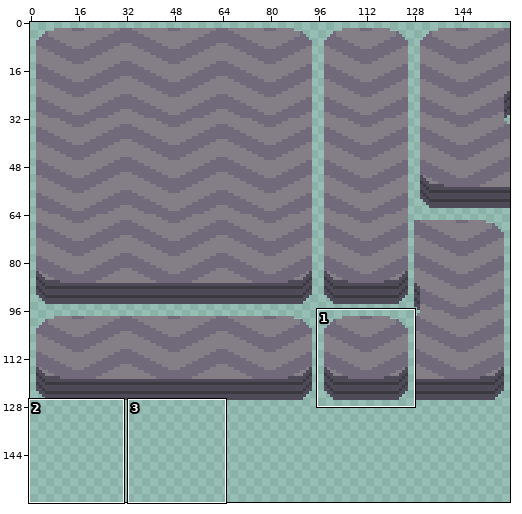
Two versions of one pixel-art file, AsepriteStuff/Rock.aseprite. Above, an overview of the earlier version with the close-up marked.
Close-up. First the earlier version:
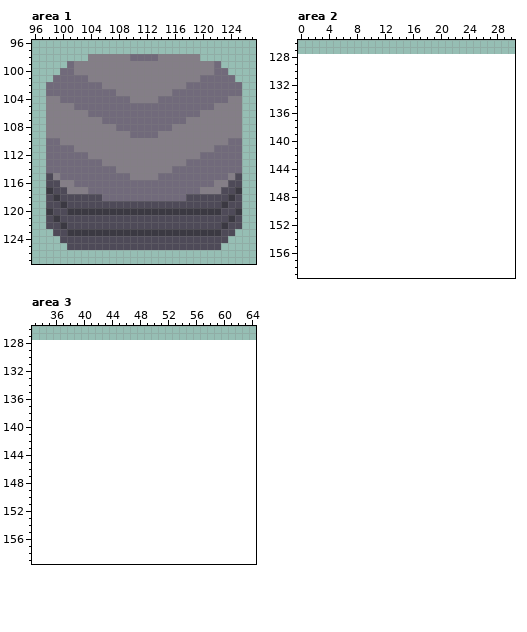
160x128 pixels, 1 frame. Shown: area 1: x 96..127, y 96..127; area 2: x 0..30, y 126..159; area 3: x 33..64, y 126..159. The old version is drawn lined up with the new one, on the new canvas. The commit also changed other parts of the picture, which this record leaves out.
After:
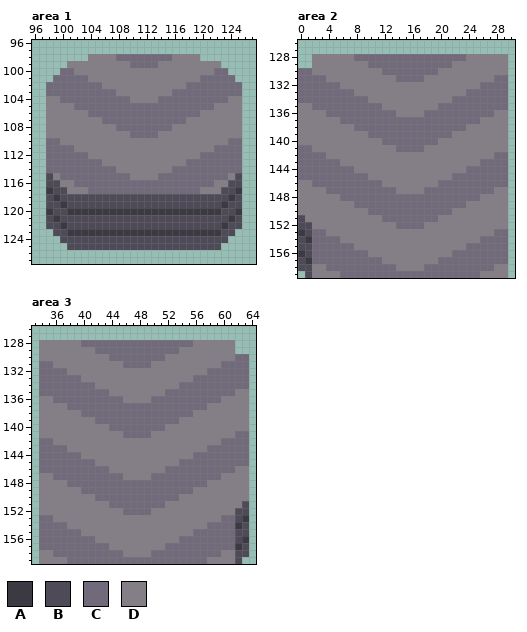
Palette (. is transparent): A #3b3942  B #4e4a58  C #716a7b  D #847e87
Diff:
canvas 160x128 -> 160x160
--- area 1
@@ x 96..127 @@
  97 ................................
- 98 ........DDDDDDCCCCDDDDDD........
- 99 .....CDDDDDDDDDDDDDDDDDDDDC.....
+ 98 ........DDDDCCCCCCCCDDDD........
+ 99 .....DDDDDDDDDCCCCDDDDDDDDD.....
 100 ....CCDDDDDDDDDDDDDDDDDDDDCC....
@@ x 104..119 @@
 117 CCCCCCCCCCCCCCCC
-118 BBCCCCCCCCCCCCBB
+118 BBBBBBBBBBBBBBBB
 119 BBBBBBBBBBBBBBBB
--- area 2
@@ x 0..30 @@
 127 ...............................
-128 ...............................
-129 ...............................
-130 ...............................
-131 ...............................
-132 ...............................
-133 ...............................
-134 ...............................
-135 ...............................
-136 ...............................
-137 ...............................
-138 ...............................
-139 ...............................
-140 ...............................
-141 ...............................
-142 ...............................
-143 ...............................
-144 ...............................
-145 ...............................
-146 ...............................
-147 ...............................
-148 ...............................
-149 ...............................
-150 ...............................
-151 ...............................
-152 ...............................
-153 ...............................
-154 ...............................
-155 ...............................
-156 ...............................
-157 ...............................
-158 ...............................
-159 ...............................
+128 ..DDDDDDCCCCCCCCCCCCCCCCDDDDDD.
+129 ..DDDDDDDDCCCCCCCCCCCCDDDDDDDD.
+130 CCDDDDDDDDDDCCCCCCCCDDDDDDDDDD.
+131 CCCCDDDDDDDDDDCCCCDDDDDDDDDDCC.
+132 CCCCCCDDDDDDDDDDDDDDDDDDDDCCCC.
+133 CCCCCCCCDDDDDDDDDDDDDDDDCCCCCC.
+134 CCCCCCCCCCDDDDDDDDDDDDCCCCCCCC.
+135 DDCCCCCCCCCCDDDDDDDDCCCCCCCCCC.
+136 DDDDCCCCCCCCCCDDDDCCCCCCCCCCDD.
+137 DDDDDDCCCCCCCCCCCCCCCCCCCCDDDD.
+138 DDDDDDDDCCCCCCCCCCCCCCCCDDDDDD.
+139 DDDDDDDDDDCCCCCCCCCCCCDDDDDDDD.
+140 DDDDDDDDDDDDCCCCCCCCDDDDDDDDDD.
+141 CCDDDDDDDDDDDDCCCCDDDDDDDDDDDD.
+142 CCCCDDDDDDDDDDDDDDDDDDDDDDDDCC.
+143 CCCCCCDDDDDDDDDDDDDDDDDDDDCCCC.
+144 CCCCCCCCDDDDDDDDDDDDDDDDCCCCCC.
+145 CCCCCCCCCCDDDDDDDDDDDDCCCCCCCC.
+146 DDCCCCCCCCCCDDDDDDDDCCCCCCCCCC.
+147 DDDDCCCCCCCCCCDDDDCCCCCCCCCCDD.
+148 DDDDDDCCCCCCCCCCCCCCCCCCCCDDDD.
+149 DDDDDDDDCCCCCCCCCCCCCCCCDDDDDD.
+150 DDDDDDDDDDCCCCCCCCCCCCDDDDDDDD.
+151 BDDDDDDDDDDDCCCCCCCCDDDDDDDDDD.
+152 BBDDDDDDDDDDDDCCCCDDDDDDDDDDDD.
+153 ABCCDDDDDDDDDDDDDDDDDDDDDDDDCC.
+154 BACCCCDDDDDDDDDDDDDDDDDDDDCCCC.
+155 BBCCCCCCDDDDDDDDDDDDDDDDCCCCCC.
+156 ABCCCCCCCCDDDDDDDDDDDDCCCCCCCC.
+157 BACCCCCCCCCCDDDDDDDDCCCCCCCCCC.
+158 BBDDCCCCCCCCCCDDDDCCCCCCCCCCDD.
+159 .BDDDDCCCCCCCCCCCCCCCCCCCCDDDD.
--- area 3
@@ x 33..64 @@
 127 ................................
-128 ................................
-129 ................................
-130 ................................
-131 ................................
-132 ................................
-133 ................................
-134 ................................
-135 ................................
-136 ................................
-137 ................................
-138 ................................
-139 ................................
-140 ................................
-141 ................................
-142 ................................
-143 ................................
-144 ................................
-145 ................................
-146 ................................
-147 ................................
-148 ................................
-149 ................................
-150 ................................
-151 ................................
-152 ................................
-153 ................................
-154 ................................
-155 ................................
-156 ................................
-157 ................................
-158 ................................
-159 ................................
+128 .DDDDDDCCCCCCCCCCCCCCCCDDDDDD...
+129 .DDDDDDDDCCCCCCCCCCCCDDDDDDDD...
+130 .DDDDDDDDDDCCCCCCCCDDDDDDDDDDCC.
+131 .CCDDDDDDDDDDCCCCDDDDDDDDDDCCCC.
+132 .CCCCDDDDDDDDDDDDDDDDDDDDCCCCCC.
+133 .CCCCCCDDDDDDDDDDDDDDDDCCCCCCCC.
+134 .CCCCCCCCDDDDDDDDDDDDCCCCCCCCCC.
+135 .CCCCCCCCCCDDDDDDDDCCCCCCCCCCDD.
+136 .DDCCCCCCCCCCDDDDCCCCCCCCCCDDDD.
+137 .DDDDCCCCCCCCCCCCCCCCCCCCDDDDDD.
+138 .DDDDDDCCCCCCCCCCCCCCCCDDDDDDDD.
+139 .DDDDDDDDCCCCCCCCCCCCDDDDDDDDDD.
+140 .DDDDDDDDDDCCCCCCCCDDDDDDDDDDDD.
+141 .DDDDDDDDDDDDCCCCDDDDDDDDDDDDCC.
+142 .CCDDDDDDDDDDDDDDDDDDDDDDDDCCCC.
+143 .CCCCDDDDDDDDDDDDDDDDDDDDCCCCCC.
+144 .CCCCCCDDDDDDDDDDDDDDDDCCCCCCCC.
+145 .CCCCCCCCDDDDDDDDDDDDCCCCCCCCCC.
+146 .CCCCCCCCCCDDDDDDDDCCCCCCCCCCDD.
+147 .DDCCCCCCCCCCDDDDCCCCCCCCCCDDDD.
+148 .DDDDCCCCCCCCCCCCCCCCCCCCDDDDDD.
+149 .DDDDDDCCCCCCCCCCCCCCCCDDDDDDDD.
+150 .DDDDDDDDCCCCCCCCCCCCDDDDDDDDDD.
+151 .DDDDDDDDDDCCCCCCCCDDDDDDDDDDDB.
+152 .DDDDDDDDDDDDCCCCDDDDDDDDDDDDBB.
+153 .CCDDDDDDDDDDDDDDDDDDDDDDDDCCBA.
+154 .CCCCDDDDDDDDDDDDDDDDDDDDCCCCAB.
+155 .CCCCCCDDDDDDDDDDDDDDDDCCCCCCBB.
+156 .CCCCCCCCDDDDDDDDDDDDCCCCCCCCBA.
+157 .CCCCCCCCCCDDDDDDDDCCCCCCCCCCAB.
+158 .DDCCCCCCCCCCDDDDCCCCCCCCCCDDBB.
+159 .DDDDCCCCCCCCCCCCCCCCCCCCDDDDB..
